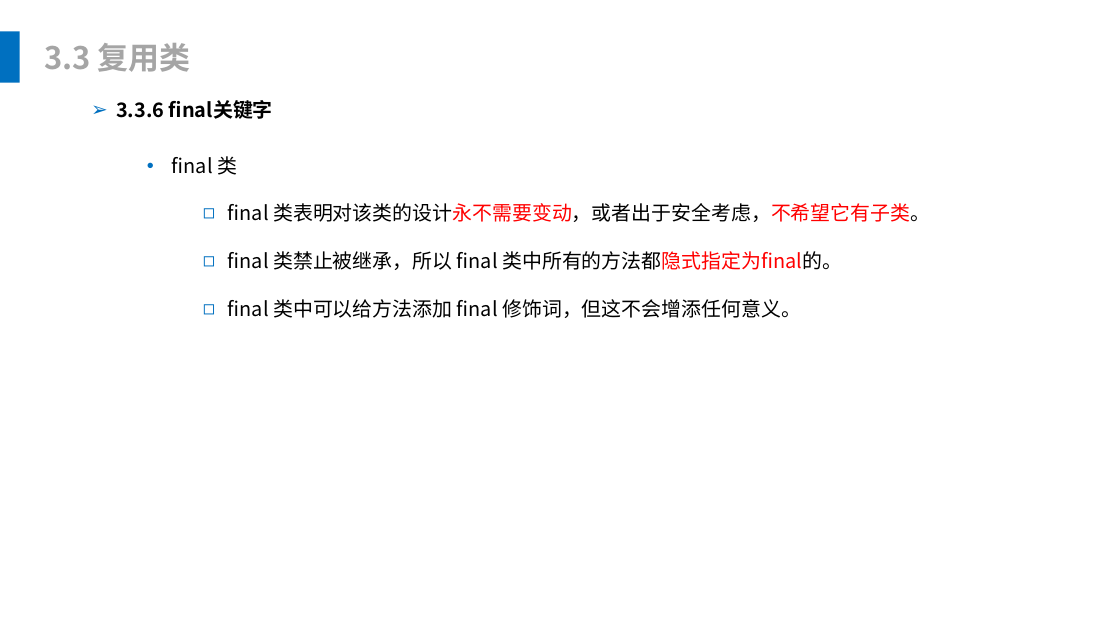
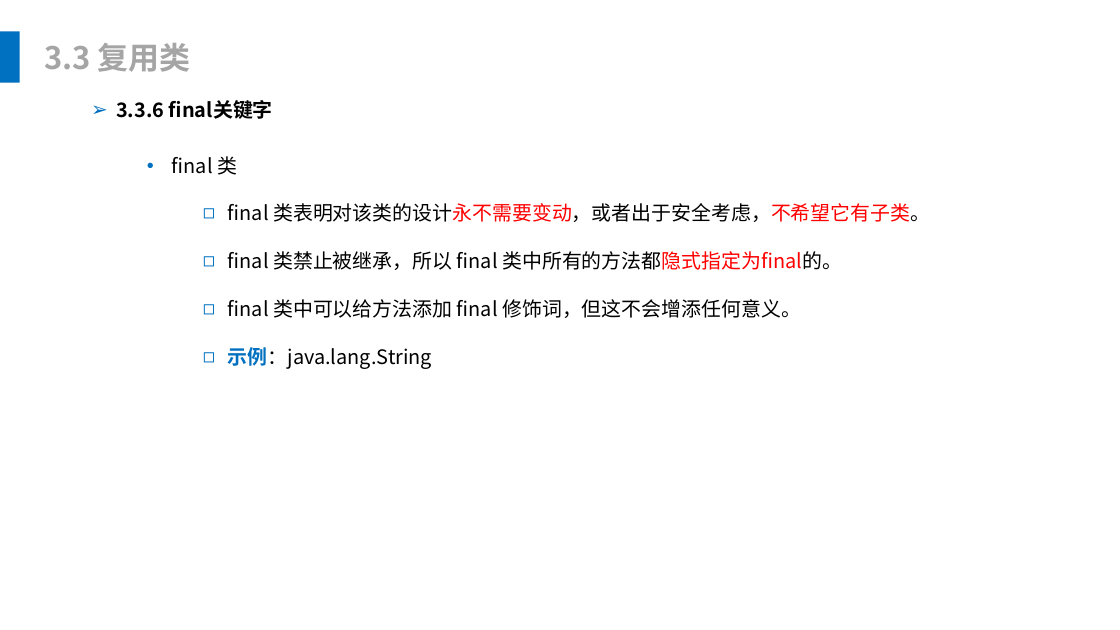
Before and after one commit to leonliu06/JavaTrainning, a slide deck: slide 37 of Java基础培训.pptx. Drawn at 1120x630 pixels with LibreOffice and Linux fonts; fonts in the diff are those of the drawing. Boxes give left, top, right and bottom in pixels: in the first picture for what was removed or moved away, otherwise in the second. Text is boxed around its words. In the diff, an @@ line names an element or a change of style, - is before the commit and + after.

```diff
--- a/Java基础培训.pptx
+++ b/Java基础培训.pptx
@@ text at [228,347,432,369]: paragraph added @@
+    ◻ 示例：java.lang.String
```
Also in this commit, not shown: 7 other slides changed, 8 other files.
